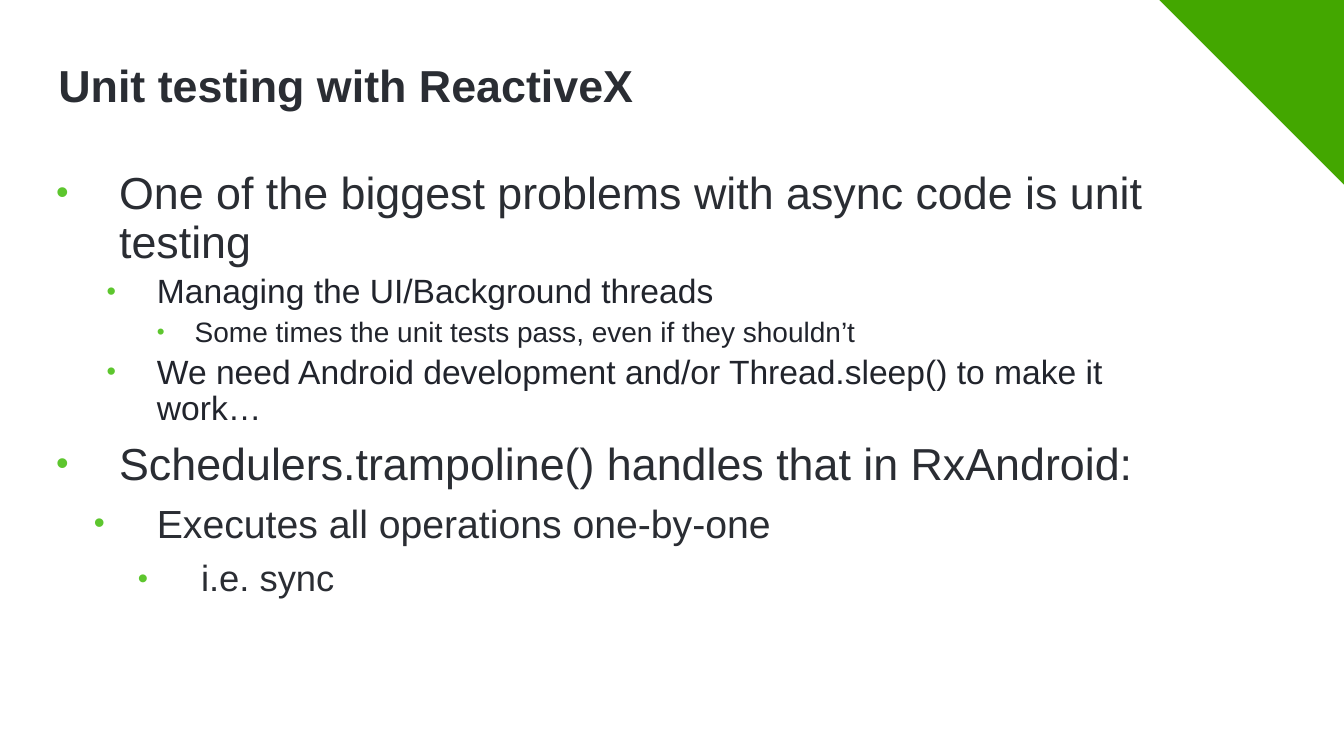
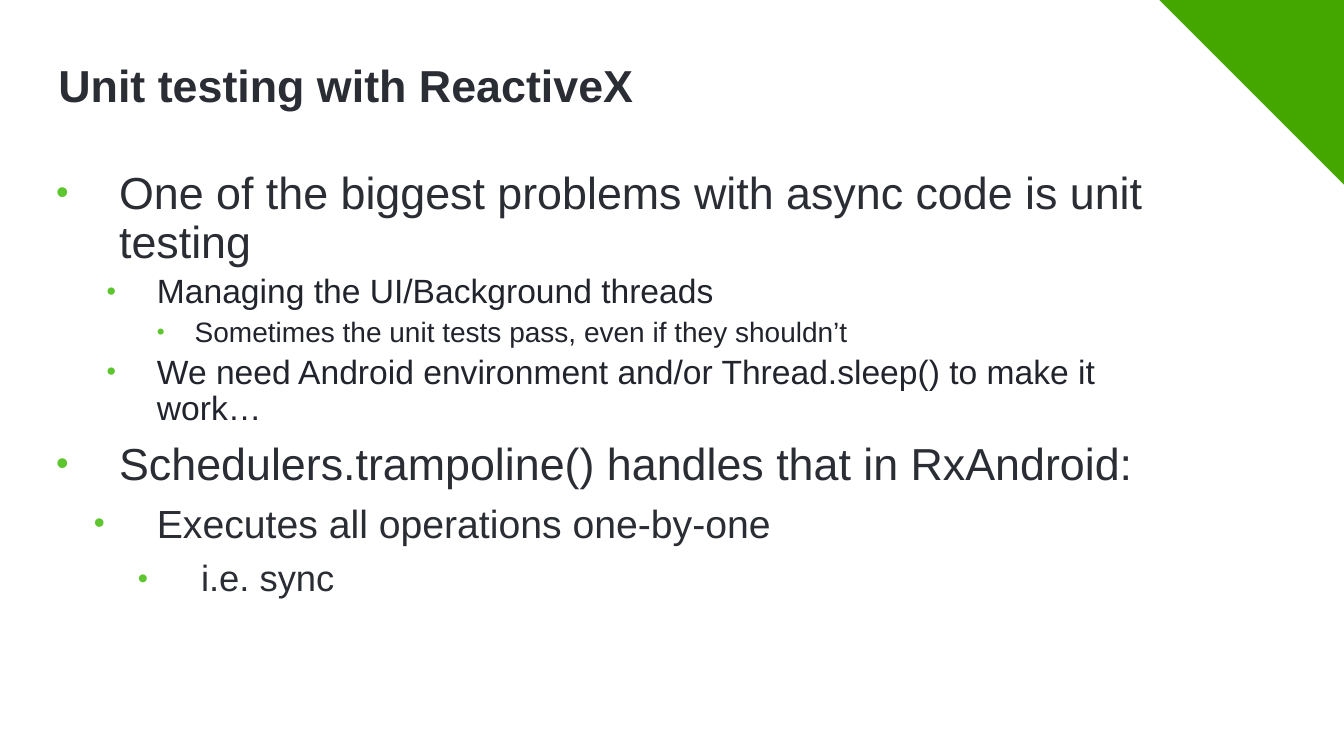
Before and after one commit to Minkov/async-operations-rxandroid, a slide deck: slide 11 of Async Programming in Android with ReactiveX.pptx. Drawn at 1344x756 pixels with LibreOffice and Linux fonts; fonts in the diff are those of the drawing; background and template pictures are left out. Boxes give left, top, right and bottom in pixels: in the first picture for what was removed or moved away, otherwise in the second. Text is boxed around its words. In the diff, an @@ line names an element or a change of style, - is before the commit and + after.

Commit message:
Small fixed

```diff
--- a/Async Programming in Android with ReactiveX.pptx
+++ b/Async Programming in Android with ReactiveX.pptx
@@ text at (x1=157, y1=321, x2=1095, y2=421): text changed @@
-    • Some times the unit tests pass, even if they shouldn’t
-  • We need Android development and/or Thread.sleep() to make it work…
+    • Sometimes the unit tests pass, even if they shouldn’t
+  • We need Android environment and/or Thread.sleep() to make it work…
```
